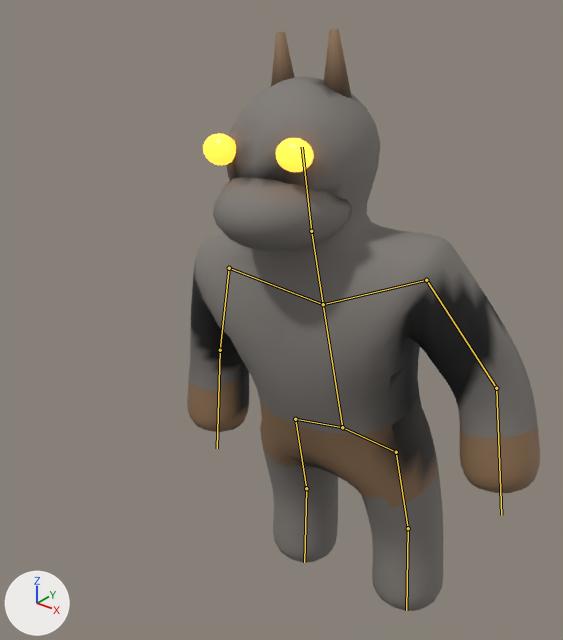
The glTF model public/models/yamabikooni.glb, before and after one commit.
One viewpoint serves both versions: a camera (50 mm lens) standing at (0.594, -0.902, 1.051) and looking at (-0.065, -0.079, 0.541). Every picture has the same lights, and +X, +Y and +Z are marked at lower left. The older version comes first. Both versions are drawn at frame 10 of the action 'attack'; the numbers are the values there. The bones that change, and the others that lie on the model, are drawn over the model as lines.

In view in the first picture: 'yamabikooni'.
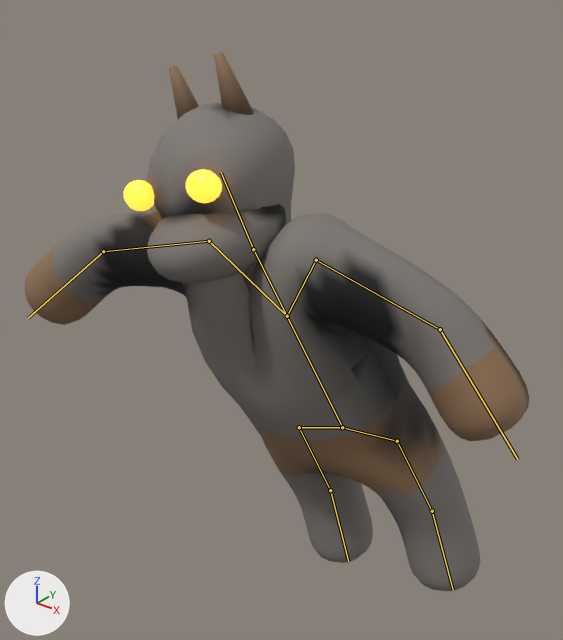
What the commit changed:
Bone 'hip-chest' (bone_hip_chest) turns from (8, 0, 5) to (18, 0, 16) degrees about its own x, y and z.
Bone 'chest-shoulder.L' (bone_chest_shoulder_l) turns from (5, 0, 8) to (30, 0, -4) degrees about its own x, y and z.
Bone 'shoulder.L-elbow.L' (bone_shoulder_l_elbow_l) turns from (-4, 0, 0) to (0, 0, 0) degrees about its own x, y and z.
Bone 'chest-shoulder.R' (bone_chest_shoulder_r) turns from (-1, 0, 3) to (72, 0, 16) degrees about its own x, y and z.
Bone 'shoulder.R-elbow.R' (bone_shoulder_r_elbow_r) turns from (-5, 0, 0) to (10, 0, 0) degrees about its own x, y and z.

Location of each change, [x1, y1, x2, y2] in pixels of the pictures (563 x 640 px):
'yamabikooni', posed (43% wider, 7% shorter)
    before: [187, 29, 540, 611]
    after: [24, 52, 529, 591]
bone 'hip-chest', root to tip
    before: (342, 427) to (323, 304)
    after: (342, 427) to (287, 316)
bone 'chest-shoulder.L', root to tip
    before: (323, 304) to (426, 280)
    after: (287, 316) to (316, 260)
bone 'shoulder.L-elbow.L', root to tip
    before: (426, 280) to (496, 388)
    after: (316, 260) to (440, 329)
bone 'chest-shoulder.R', root to tip
    before: (323, 304) to (229, 268)
    after: (287, 316) to (209, 241)
bone 'shoulder.R-elbow.R', root to tip
    before: (229, 268) to (220, 350)
    after: (209, 241) to (103, 251)
